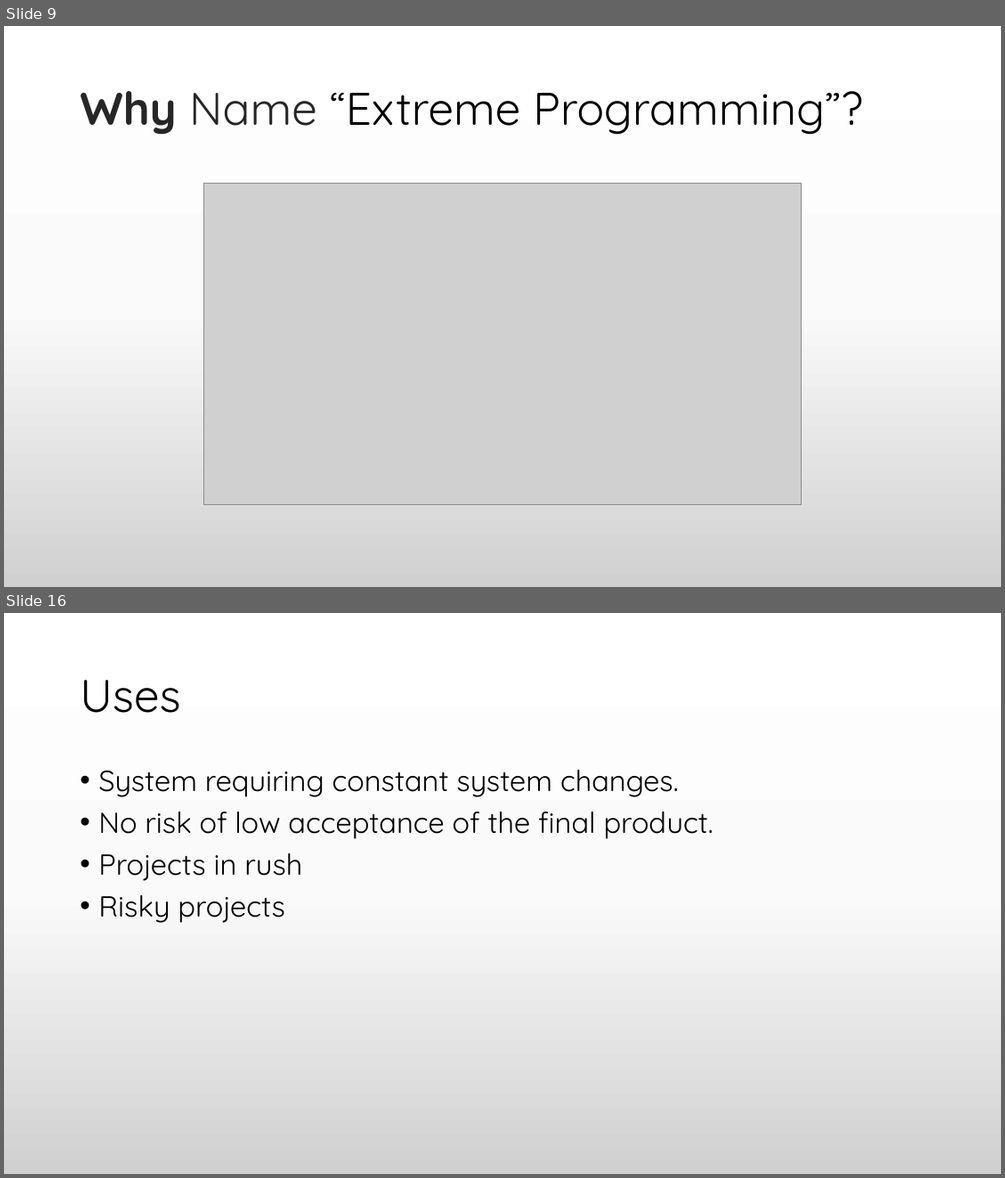
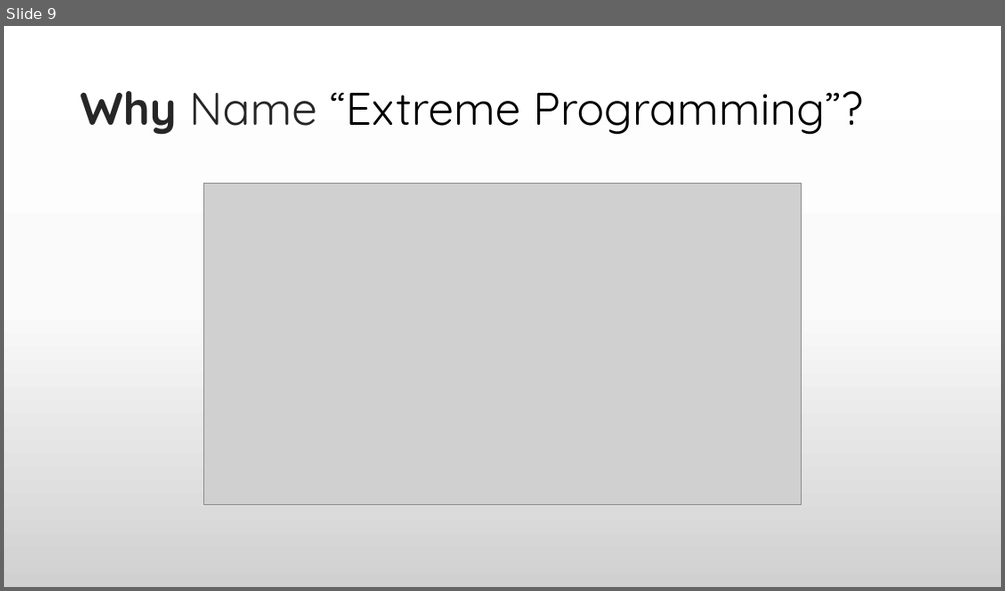
Before and after one commit to praash47/aasn-iii, a slide deck: extreme_programming.pptx. Shown one above the other, each under a label of ours: slides 9 and 16 before the commit, slide 9 after it; the slides between them are not shown. The pictures are 1005x1178 and 1005x591 pixels, drawn with LibreOffice and Linux fonts; fonts in the diff are those of the drawing; grey boxes stand for pictures. Boxes give left, top, right and bottom in pixels: in the first picture for what was removed or moved away, otherwise in the second. Text is boxed around its words. In the diff, an @@ line names an element or a change of style, - is before the commit and + after.

```diff
--- a/extreme_programming.pptx
+++ b/extreme_programming.pptx
@@ slide 16 removed at (x1=4, y1=613, x2=1001, y2=1174), background gradient #FFFFFF to #FBFBFB to #D1D1D1 @@
@@ title removed at (x1=80, y1=680, x2=180, y2=713) @@
-Uses
@@ text removed at (x1=98, y1=770, x2=713, y2=923) @@
-• System requiring constant system changes.
-• No risk of low acceptance of the final product.
-• Projects in rush
-• Risky projects
```
Also in this commit, not shown: 2 slides changed, 6 other slides removed, 2 other files.
